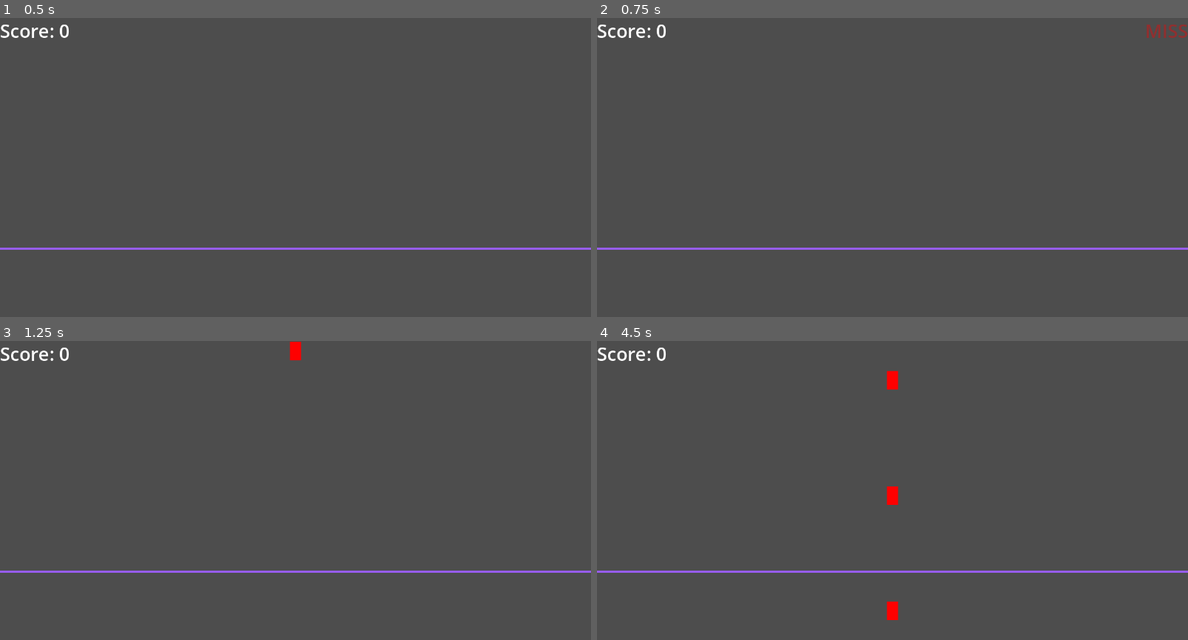
Above: before the commit, frames 1-4 (two rows, left to right).
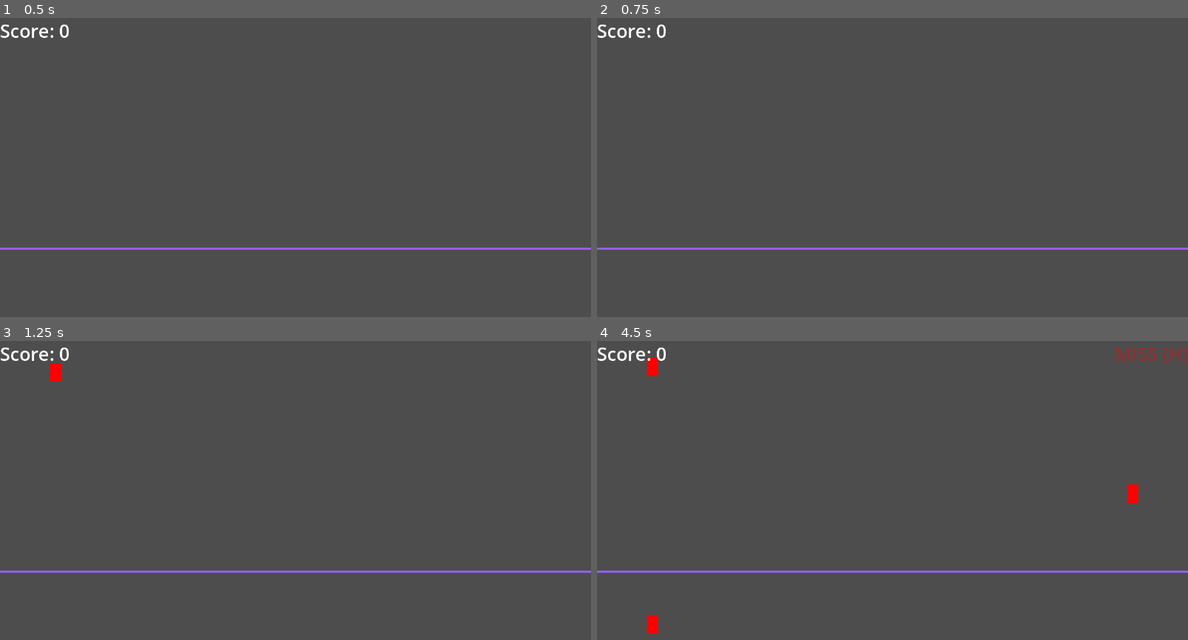
Above: after the commit, the same moments.

Repository: Jae7777/Wind-Tempo
Game: Godot game, scene res://scenes/Main.tscn
Two runs of this game, one before a commit and one after it. Both use one fixed random seed, a clock stepped at 60 frames per second and the inputs below.
Inputs:
- Up to frame 1 (0.5 s): no input
- Up to frame 2 (0.75 s): tap Enter at 0.5 s; tap Space (hit) at 0.6 s
- Up to frame 3 (1.25 s): tap A (hit_a) at 0.8 s
- Up to frame 4 (4.5 s): tap A (hit_a) at 1.35 s; tap D (hit_d) at 1.55, 2.1 s; tap F (hit_f) at 2.3, 2.85 s; tap G (hit_g) at 3.05, 3.6 s; tap H (hit_h) at 3.8, 4.35 s

Frame 1 is identical in both runs. In frame 2, 0.1% of the frame differs, in the area x 93-100%, y 2-7%; in frame 3, 0.2%; in frame 4, 1.0%, in the area x 8-100%, y 2-98%.

Commit message:
added different lanes where notes can spawn from

Diff:
--- a/wind-tempo/scripts/Game.gd
+++ b/wind-tempo/scripts/Game.gd
@@ -2,89 +2,122 @@
 extends Node2D
 
 # ==== Scenes & Spawn ====
-@export var note_scene: PackedScene          # drag 'scenes/Note.tscn' here
-@export var spawn_interval: float = 1.0      # seconds between notes
+@export var note_scene: PackedScene          # drag scenes/Note.tscn here
+@export var spawn_interval_min: float = 0.5  # random spawn interval range
+@export var spawn_interval_max: float = 1.25
+@export var spawn_y: float = -40.0           # where notes appear (above the screen)
+@export var lane_margin: float = 120.0       # left/right padding for lanes
 
-# ==== Timing windows (in pixels, distance from JudgeLine) ====
-@export var perfect_window: float = 10.0     # <= this = PERFECT
-@export var good_window: float = 24.0        # <= this = GOOD, else MISS
+# ==== Timing windows (pixels from JudgeLine) ====
+@export var perfect_window: float = 10.0
+@export var good_window: float = 24.0
 
-# ==== Scoring per window ====
+# ==== Scoring ====
 @export var perfect_points: int = 100
 @export var good_points: int = 50
-@export var miss_points: int = 0             # set negative if you want a penalty
+@export var miss_points: int = 0
+
+# ==== Input mapping (9 lanes on ASDFGHJKL) ====
+const LANE_ACTIONS := ["hit_a","hit_s","hit_d","hit_f","hit_g","hit_h","hit_j","hit_k","hit_l"]
+const KEY_LABELS   := ["A","S","D","F","G","H","J","K","L"]
 
 # ==== Nodes ====
-@onready var spawn_point: Marker2D = $SpawnPoint
 @onready var judge_line: Marker2D = $JudgeLine
+@onready var judge_bar: ColorRect = $JudgeBar
 @onready var notes_container: Node = $Notes
 @onready var feedback_label: Label = $CanvasLayer/FeedbackLabel
 @onready var score_label: Label = $CanvasLayer/ScoreLabel
-@onready var judge_bar: ColorRect = $JudgeBar
 
 # ==== State ====
-var _spawn_timer: float = 0.0
+var lane_x: Array[float] = []
+var rng := RandomNumberGenerator.new()
+var next_spawn: float = 0.0
 var score: int = 0
 
 func _ready() -> void:
-	_spawn_timer = spawn_interval
+	rng.randomize()
+	_compute_lane_x_positions()
+	next_spawn = rng.randf_range(spawn_interval_min, spawn_interval_max)
+
 	feedback_label.visible = false
-	# Align the visual judge bar to the judge line (bar is ~4px tall; center it)
+	# center the visual bar on the judge line's Y
 	judge_bar.position.y = judge_line.position.y - (judge_bar.size.y * 0.5)
 	_update_score_ui()
 
+func _notification(what):
+	if what == NOTIFICATION_WM_SIZE_CHANGED:
+		_compute_lane_x_positions()
+
 func _process(delta: float) -> void:
-	# Auto-spawn notes
-	_spawn_timer -= delta
-	if _spawn_timer <= 0.0:
-		_spawn_timer = spawn_interval
-		_spawn_note()
+	# random spawning
+	next_spawn -= delta
+	if next_spawn <= 0.0:
+		next_spawn = rng.randf_range(spawn_interval_min, spawn_interval_max)
+		var lane := rng.randi_range(0, LANE_ACTIONS.size() - 1)
+		_spawn_note_in_lane(lane)
 
-	# Judge on Space
-	if Input.is_action_just_pressed("hit"):
-		_evaluate_hit()
+	# per-lane input (ASDFGHJKL)
+	for i in range(LANE_ACTIONS.size()):
+		if Input.is_action_just_pressed(LANE_ACTIONS[i]):
+			_evaluate_hit_for_lane(i)
 
-func _spawn_note() -> void:
+func _compute_lane_x_positions() -> void:
+	lane_x.clear()
+	var width := get_viewport_rect().size.x
+	var lanes := LANE_ACTIONS.size()
+	if lanes <= 1:
+		lane_x.append(width * 0.5)
+		return
+	var usable: float = max(0.0, width - 2.0 * lane_margin)
+	var step: float = usable / float(lanes - 1)
+	for i in range(lanes):
+		lane_x.append(lane_margin + step * i)
+
+func _spawn_note_in_lane(lane: int) -> void:
 	if note_scene == null:
-		push_warning("note_scene is not assigned! Drag scenes/Note.tscn into Main's 'note_scene'.")
+		push_warning("note_scene is not assigned.")
 		return
+	if lane < 0 or lane >= lane_x.size():
+		return
+
 	var note := note_scene.instantiate() as Node2D
-	note.position = spawn_point.global_position
+	note.position = Vector2(lane_x[lane], spawn_y)
+	note.set("lane", lane)  # store which lane it belongs to
 	notes_container.add_child(note)
 
-func _evaluate_hit() -> void:
-	# Find the closest note to the judge line (by vertical distance)
+	# Optional: color by lane (requires Polygon2D named "Shape" under Note)
+	var poly := note.get_node_or_null("Shape")
+	if poly is Polygon2D:
+		var hue := float(lane) / float(LANE_ACTIONS.size())
+		(poly as Polygon2D).color = Color.from_hsv(hue, 0.75, 0.95)
+
+func _evaluate_hit_for_lane(lane: int) -> void:
 	var best: Node2D = null
 	var best_dist := INF
 
+	# find nearest note in this lane only
 	for c in notes_container.get_children():
-		if c is Node2D:
+		if c is Node2D and int(c.get("lane")) == lane:
 			var d: float = abs((c as Node2D).global_position.y - judge_line.global_position.y)
 			if d < best_dist:
 				best_dist = d
 				best = c
 
-	var result := "MISS"
+	var result := "MISS (%s)" % KEY_LABELS[lane]
 	var points := miss_points
-	var color := Color(1.0, 0.3, 0.3)  # red-ish
+	var color := Color(1.0, 0.3, 0.3)
 
 	if best != null:
 		if best_dist <= perfect_window:
-			result = "PERFECT"
+			result = "PERFECT (%s)" % KEY_LABELS[lane]
 			points = perfect_points
-			color = Color(0.3, 1.0, 0.3)   # green-ish
+			color = Color(0.3, 1.0, 0.3)
 			best.queue_free()
 		elif best_dist <= good_window:
-			result = "GOOD"
+			result = "GOOD (%s)" % KEY_LABELS[lane]
 			points = good_points
-			color = Color(1.0, 0.9, 0.3)   # yellow-ish
+			color = Color(1.0, 0.9, 0.3)
 			best.queue_free()
-		else:
-			# Far from the line -> MISS (do not remove the note)
-			pass
-	else:
-		# No notes to judge -> MISS
-		pass
 
 	score += points
 	_update_score_ui()
@@ -94,7 +127,6 @@
 	feedback_label.text = text
 	feedback_label.modulate = color
 	feedback_label.visible = true
-
 	var t := create_tween()
 	t.tween_property(feedback_label, "modulate:a", 0.0, 0.35).set_trans(Tween.TRANS_QUAD).set_ease(Tween.EASE_OUT)
 	t.finished.connect(func():
@@ -103,5 +135,4 @@
 	)
 
 func _update_score_ui() -> void:
-	if is_instance_valid(score_label):
-		score_label.text = "Score: %d" % score
+	score_label.text = "Score: %d" % score
--- a/wind-tempo/scripts/Note.gd
+++ b/wind-tempo/scripts/Note.gd
@@ -1,10 +1,10 @@
 # scripts/Note.gd
 extends Node2D
 
-@export var speed: float = 250.0  # pixels per second
+@export var speed: float = 250.0
+var lane: int = 0  # <- set by the spawner
 
 func _process(delta: float) -> void:
 	position.y += speed * delta
-	# Despawn if it goes off-screen
 	if position.y > get_viewport_rect().size.y + 50.0:
 		queue_free()
